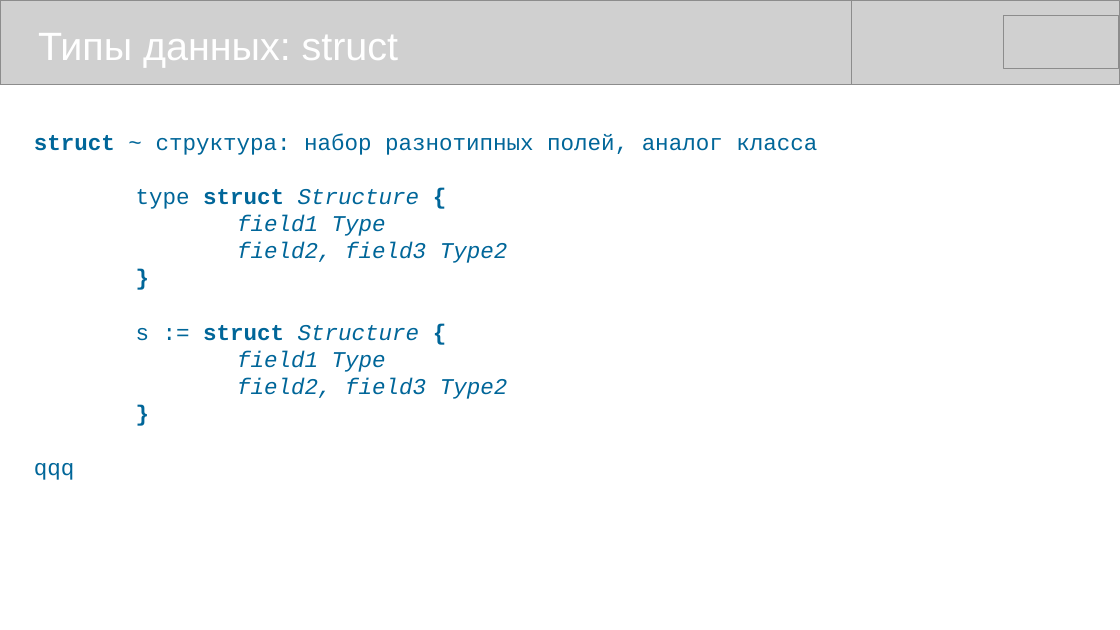
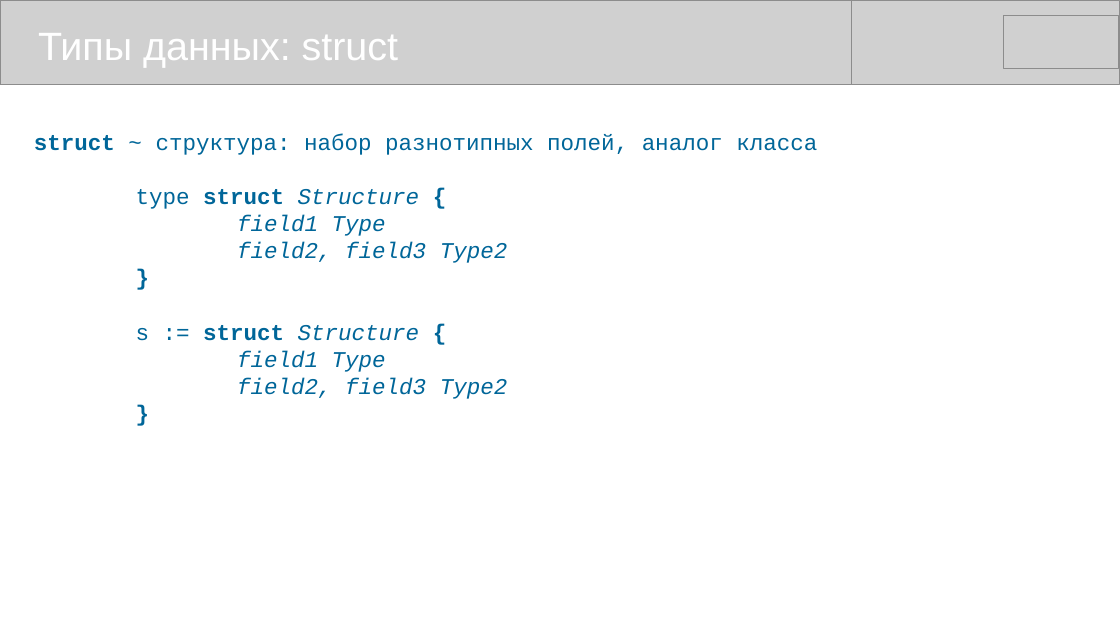
Before and after one commit to mike-shock/Go_language, a slide deck: slide 26 of Go_Intro.odp (slide 25 before the commit). Drawn at 1120x630 pixels with LibreOffice and Linux fonts; fonts in the diff are those of the drawing; grey boxes stand for pictures. Boxes give left, top, right and bottom in pixels: in the first picture for what was removed or moved away, otherwise in the second. Text is boxed around its words. In the diff, an @@ line names an element or a change of style, - is before the commit and + after.

```diff
--- a/Go_Intro.odp
+++ b/Go_Intro.odp
@@ text at bbox=[34, 463, 75, 480]: paragraph removed @@
-qqq
```
Also in this commit, not shown: 3 other slides changed, 1 slide added.
